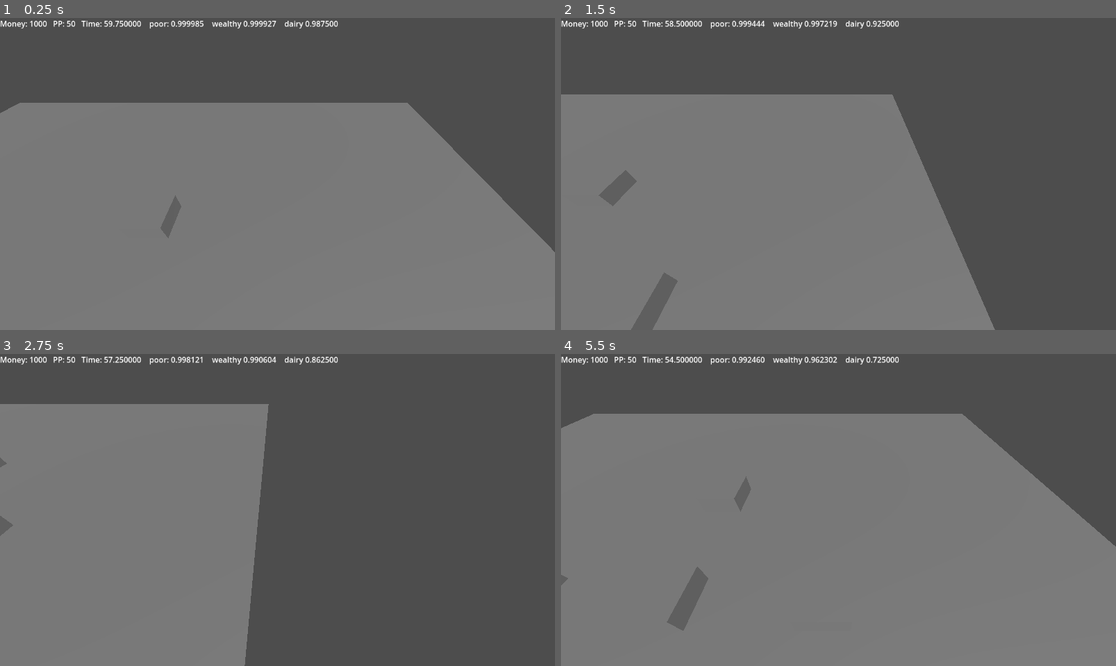
Above: before the commit, frames 1-4 (two rows, left to right).
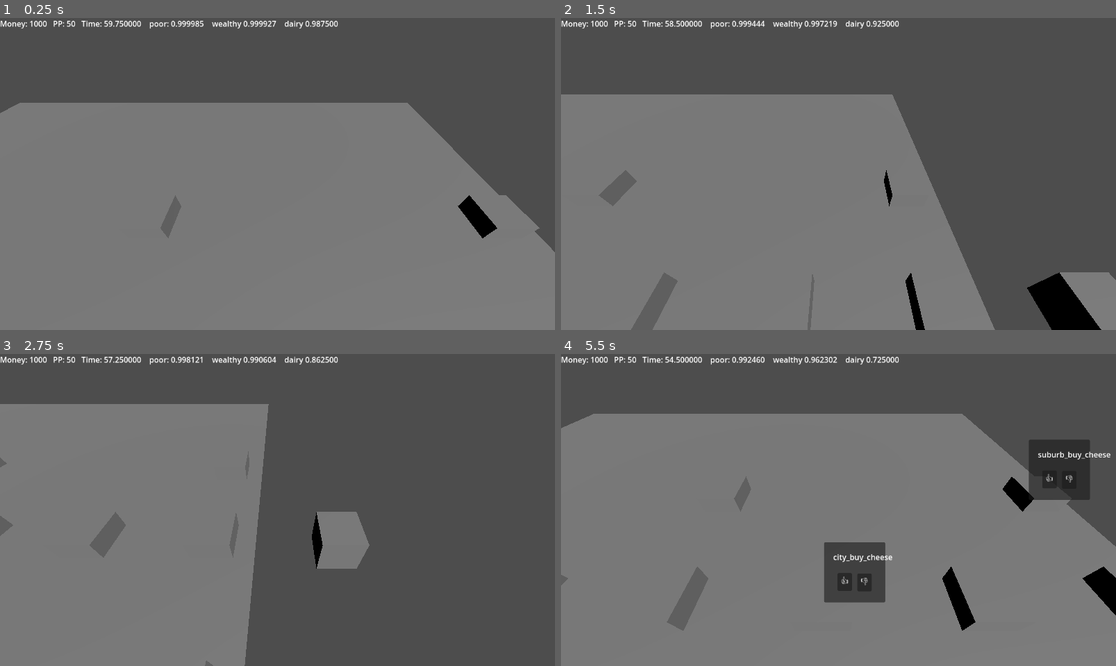
Above: after the commit, the same moments.

Repository: DripBoolean/cheese-game
Game: Godot game, scene res://scenes/world_root.tscn
Two runs of this game, one before a commit and one after it. Both use one fixed random seed, a clock stepped at 60 frames per second and the inputs below.
Inputs (mouse positions are in pixels of both pictures, inside the frame that each line leads up to):
- Up to frame 1 (0.25 s): no input
- Up to frame 2 (1.5 s): move the mouse to (960, 158) at 0.52 s; hold D (move_right) 0.53-1.28 s; tap Mouse wheel up (zoom_in) at 0.6 s; move the mouse to (727, 189) at 1.27 s; hold S (move_back) from 1.28 s (still down); tap Mouse wheel down (zoom_out) at 1.35 s
- Up to frame 3 (2.75 s): move the mouse to (333, 441) at 2.02 s; release S (move_back) at 2.03 s; hold D (move_right) from 2.03 s (still down); tap Mouse wheel up (zoom_in) at 2.1 s
- Up to frame 4 (5.5 s): move the mouse to (810, 572) at 2.77 s; release D (move_right) at 2.78 s; hold W (move_forward) 2.78-3.53 s; tap Mouse wheel down (zoom_out) at 2.85, 4.35 s; move the mouse to (1005, 556) at 3.52 s; hold A (move_left) 3.53-5.03 s; tap Mouse wheel up (zoom_in) at 3.6, 5.1 s; move the mouse to (672, 463) at 4.27 s; move the mouse to (866, 510) at 5.02 s; hold S (move_back) from 5.03 s (still down)

The runs differ from the first frame. In frame 1, 0.6% of the frame differs, in the area x 82-98%, y 56-71%; in frame 2, 2.8%; in frame 3, 2.0%; in frame 4, 5.3%, in the area x 47-100%, y 27-89%.

Commit message:
ooops

Diff:
--- a/event_dispatcher/event_dispatcher.gd
+++ b/event_dispatcher/event_dispatcher.gd
@@ -34,6 +34,7 @@
 var panic: float = 0.1
 var mania: bool = false
 var lactose: bool = false
+var map
 
 # Called when the node enters the scene tree for the first time.
 func _ready() -> void:
@@ -197,12 +198,27 @@
 			sBC_range = 0.9
 			sAM_range = 0.1
 
+
 	fAskMoney = randf() < fAM_range + panic
 	fSellCheese = randf() < fSC_range
 	cBuyCheese = randf() < ( cBC_range - (cBC_range * ( 1 - demand) ) )
 	cAskMoney = randf() < cAM_range
 	sBuyCheese = randf() < ( sBC_range - (sBC_range * ( 1 - demand) ) )
 	sAskMoney = randf() < sAM_range
+
+	if fAskMoney:
+		map.spawn_bubble("farm", "farm_ask_money")
+	if cAskMoney:
+		map.spawn_bubble("city", "city_ask_money")
+	if sAskMoney:
+		map.spawn_bubble("suburb", "suburb_ask_money")
+	if fSellCheese:
+		map.spawn_bubble("farm", "farm_sell_cheese")
+	if cBuyCheese:
+		map.spawn_bubble("city", "city_buy_cheese")
+	if sBuyCheese:
+		map.spawn_bubble("suburb", "suburb_buy_cheese")
+
 	if verbose:
 		print(cur_state)
 		print(1.0 + int(true))
--- a/scenes/building.gd
+++ b/scenes/building.gd
@@ -2,6 +2,7 @@
 
 
 var type = "Office"
+var area = "None"
 var in_good_form = true
 var map = null
 var bubble = null
--- a/scenes/map.gd
+++ b/scenes/map.gd
@@ -1,12 +1,20 @@
 extends Node3D
 
 var building_generation = [
-	{"type": "Office", "position": Vector3(0, 0, 0)},
-	{"type": "Office", "position": Vector3(3, 0, 0)},
-	{"type": "Office", "position": Vector3(-3, 0, 0)},
-	{"type": "Office", "position": Vector3(0, 0, 3)},
-	{"type": "Office", "position": Vector3(0, 0, -3)},
+	{"type": "Office", "area": "city", "position": Vector3(0, 0, 0)},
+	{"type": "Office", "area": "city", "position": Vector3(3, 0, 0)},
+	{"type": "Office", "area": "city",  "position": Vector3(-3, 0, 0)},
+	{"type": "Office", "area": "city", "position": Vector3(0, 0, 3)},
+	{"type": "Office", "area": "city", "position": Vector3(0, 0, -3)},
+	{"type": "TownHouse", "area": "suburb", "position": Vector3(9, 0, 0)},
+	{"type": "TownHouse", "area": "farm", "position": Vector3(12, 0, 0)},
+	{"type": "TownHouse", "area": "suburb", "position": Vector3(6, 0, 0)},
+	{"type": "TownHouse", "area": "suburb", "position": Vector3(9, 0, 3)},
+	{"type": "TownHouse", "area": "suburb", "position": Vector3(9, 0, -3)},
 ]
+
+var request_interval = 3.0
+var time_since_last_request = 0.0
 
 var loaded_buildings = []
 
@@ -16,6 +24,7 @@
 		new_building.type = building.type
 		new_building.position = building.position
 		new_building.map = self
+		new_building.area = building.area
 		loaded_buildings.append(new_building)
 		add_child(new_building)
 
@@ -24,14 +33,23 @@
 
 # Called when the node enters the scene tree for the first time.
 func _ready():
+	$EventController.map = self
 	randomize()
 	spawn_buildings()
-	spawn_bubble("test")
 
-func spawn_bubble(request_name):
-	loaded_buildings.pick_random().have_thought(request_name)
+func spawn_bubble(area, request):
+	var building
+	while true:
+		building = loaded_buildings.pick_random()
+		if building.area == area:
+			break
 
+	building.have_thought(request)
 
 # Called every frame. 'delta' is the elapsed time since the previous frame.
 func _process(delta):
-	pass
+	time_since_last_request += delta
+
+	if time_since_last_request > request_interval:
+		$EventController.update()
+		time_since_last_request = 0.0
--- a/scenes/thought_bubble.gd
+++ b/scenes/thought_bubble.gd
@@ -9,7 +9,7 @@
 
 # Called when the node enters the scene tree for the first time.
 func _ready():
-	$Label.text = text
+	$Label.text = request
 
 
 # Called every frame. 'delta' is the elapsed time since the previous frame.
